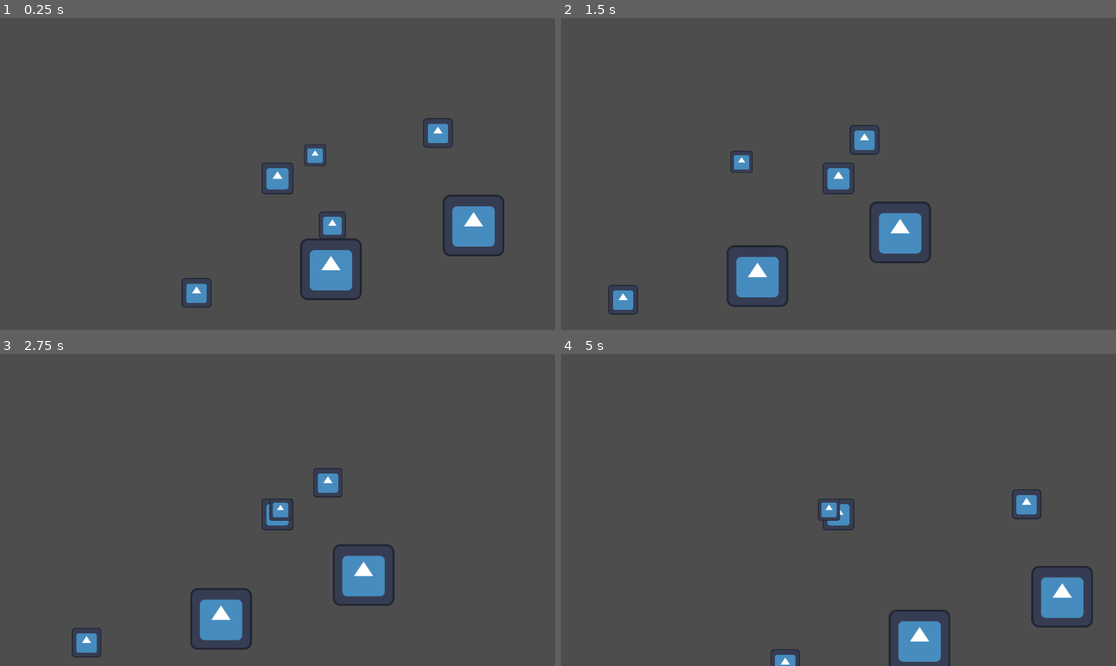
Above: before the commit, frames 1-4 (two rows, left to right).
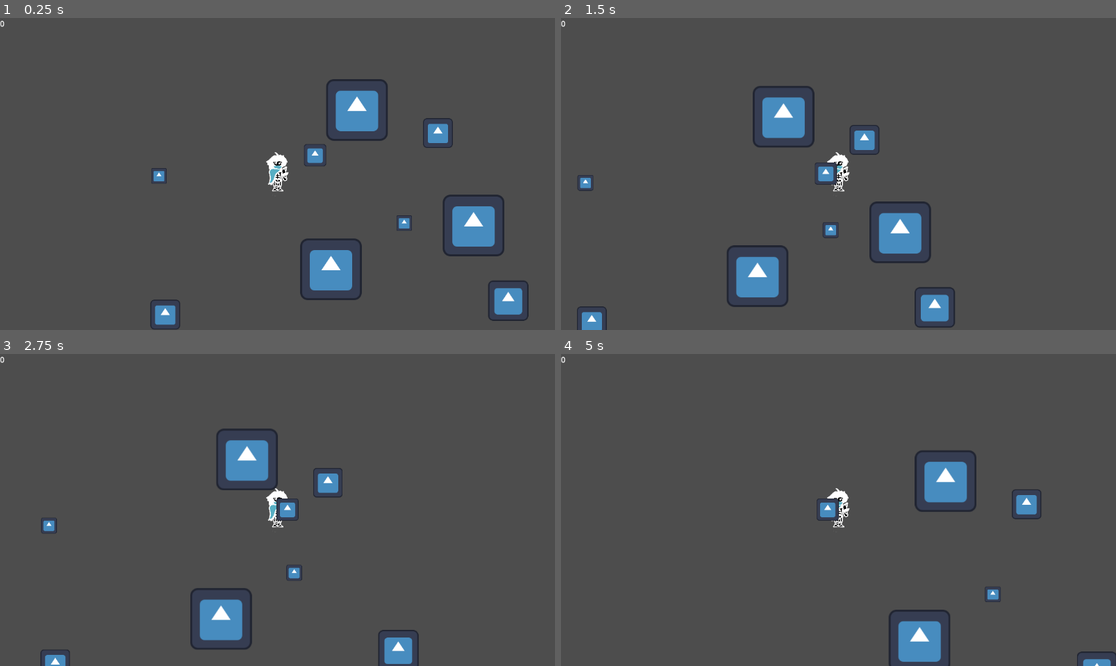
Above: after the commit, the same moments.

Repository: EvanDrake725/Game2
Game: Godot game, scene res://P2_Room1.tscn
Same seed, same stepped clock (60 frames per second), same inputs: the game is played once before the commit and once after it. The project has no main scene, so this scene is started directly. The engine's default icon, where the game draws it, is replaced by a stand-in: a white triangle on a blue panel in a dark square.
Inputs:
- Up to frame 1 (0.25 s): no input
- Up to frame 2 (1.5 s): tap Enter at 0.5 s; hold Right (Right) from 0.53 s (still down); tap E (Interact) at 0.6 s; tap Up (Up) at 0.77 s; tap H (Heal, bound only after the commit) at 0.8, 1.35 s
- Up to frame 3 (2.75 s): tap Up (Up) at 1.52 s; tap E (Interact) at 1.55 s; release Right (Right) at 2.03 s; hold Left (Left) from 2.03 s (still down); tap Space (Hit) at 2.1 s; tap H (Heal, bound only after the commit) at 2.3 s
- Up to frame 4 (5 s): tap E (Interact) at 2.85, 4.55 s; tap Up (Up) at 3.02, 3.77, 4.52 s; hold Shift (Run) 3.53-4.28 s; tap H (Heal, bound only after the commit) at 3.8, 4.35 s; release Left (Left) at 4.28 s; hold Right (Right) from 4.28 s (still down)

The runs differ from the first frame. In frame 1, 3.4% of the frame differs, in the area x 0-96%, y 0-100%; in frame 2, 3.3%; in frame 3, 4.3%, in the area x 0-76%, y 0-100%; in frame 4, 3.5%.

Commit message:
lotta project 2 work

Diff:
--- /dev/null
+++ b/project2/Global.gd
@@ -0,0 +1,3 @@
+extends Node
+
+var Last_World_Position=Vector2(0,0)
--- a/project2/P2_Room1.tscn
+++ b/project2/P2_Room1.tscn
@@ -1,16 +1,19 @@
-[gd_scene load_steps=10 format=3 uid="uid://b764o84tsdtkh"]
+[gd_scene load_steps=13 format=3 uid="uid://b764o84tsdtkh"]
 
 [ext_resource type="PackedScene" uid="uid://wncwry54i1x1" path="res://Scenes/player_td.tscn" id="1_q7aus"]
 [ext_resource type="Texture2D" uid="uid://bu5b5yfu1bejp" path="res://icon.svg" id="1_xa32j"]
 [ext_resource type="PackedScene" uid="uid://cb73sl7ydq0u2" path="res://Scenes/enemy_td.tscn" id="2_np2kr"]
-[ext_resource type="PackedScene" uid="uid://cp2qn003pxckj" path="res://Scenes/player_pf.tscn" id="3_np2kr"]
-[ext_resource type="Script" uid="uid://bhhej117bx2v7" path="res://Script/friend.gd" id="4_f6n6v"]
+[ext_resource type="PackedScene" uid="uid://kkdc1xmxnc11" path="res://Scenes/friend.tscn" id="4_122aq"]
 [ext_resource type="PackedScene" uid="uid://cposroppd8u56" path="res://Scenes/terminal.tscn" id="5_4jjlf"]
 [ext_resource type="PackedScene" uid="uid://bla7we54qf30q" path="res://Scenes/door.tscn" id="6_4jjlf"]
+[ext_resource type="PackedScene" uid="uid://ddmqnbkuqksli" path="res://Scenes/ui.tscn" id="7_03bqu"]
+[ext_resource type="PackedScene" uid="uid://pkf5mb1sekkc" path="res://Scenes/gear.tscn" id="8_m38gu"]
+[ext_resource type="Script" uid="uid://may340832gkm" path="res://garbage_pile.gd" id="10_66svm"]
+[ext_resource type="PackedScene" uid="uid://blip4s5syru31" path="res://Scenes/room_change.tscn" id="10_807ky"]
 
 [sub_resource type="RectangleShape2D" id="RectangleShape2D_f6n6v"]
 
-[sub_resource type="CircleShape2D" id="CircleShape2D_vhavi"]
+[sub_resource type="CircleShape2D" id="CircleShape2D_122aq"]
 
 [node name="Node2D" type="Node2D"]
 
@@ -26,25 +29,13 @@
 shape = SubResource("RectangleShape2D_f6n6v")
 
 [node name="Enemy_TD" parent="." groups=["Enemies"] instance=ExtResource("2_np2kr")]
-position = Vector2(175, 403)
+position = Vector2(110, 448)
 
 [node name="Player_TD" parent="." groups=["Player"] instance=ExtResource("1_q7aus")]
 position = Vector2(343, 156)
 
-[node name="Friend" type="CharacterBody2D" parent="."]
+[node name="Friend" parent="." instance=ExtResource("4_122aq")]
 position = Vector2(422, 118)
-scale = Vector2(1.96, 1.96)
-collision_layer = 2
-collision_mask = 2
-script = ExtResource("4_f6n6v")
-
-[node name="CollisionShape2D" type="CollisionShape2D" parent="Friend"]
-shape = SubResource("CircleShape2D_vhavi")
-
-[node name="Icon" type="Sprite2D" parent="Friend"]
-position = Vector2(-0.510204, -0.510201)
-scale = Vector2(0.183673, 0.183673)
-texture = ExtResource("1_xa32j")
 
 [node name="Terminal" parent="." instance=ExtResource("5_4jjlf")]
 position = Vector2(676, 106)
@@ -52,5 +43,30 @@
 [node name="Door" parent="." instance=ExtResource("6_4jjlf")]
 position = Vector2(750, 263)
 
-[node name="Player_PF" parent="." instance=ExtResource("3_np2kr")]
-position = Vector2(457, 208)
+[node name="UI" parent="." instance=ExtResource("7_03bqu")]
+
+[node name="Gear" parent="." instance=ExtResource("8_m38gu")]
+position = Vector2(97, 160)
+
+[node name="Gear2" parent="." instance=ExtResource("8_m38gu")]
+position = Vector2(606, 258)
+
+[node name="RoomChange" parent="." instance=ExtResource("10_807ky")]
+position = Vector2(825, 422)
+Room_To_Change = "uid://c04wn80jv2lsd"
+
+[node name="Garbage_Pile" type="Area2D" parent="."]
+position = Vector2(510, 22)
+scale = Vector2(8.04, 8.04)
+script = ExtResource("10_66svm")
+
+[node name="CollisionShape2D" type="CollisionShape2D" parent="Garbage_Pile"]
+scale = Vector2(1.73736, 1.73736)
+shape = SubResource("CircleShape2D_122aq")
+
+[node name="Icon" type="Sprite2D" parent="Garbage_Pile"]
+position = Vector2(-0.248756, 0.124377)
+scale = Vector2(0.124378, 0.124378)
+texture = ExtResource("1_xa32j")
+
+[connection signal="body_entered" from="Garbage_Pile" to="Garbage_Pile" method="_on_body_entered"]
--- /dev/null
+++ b/project2/P2_Room2.tscn
@@ -0,0 +1,28 @@
+[gd_scene load_steps=7 format=3 uid="uid://c04wn80jv2lsd"]
+
+[ext_resource type="PackedScene" uid="uid://wncwry54i1x1" path="res://Scenes/player_td.tscn" id="1_umown"]
+[ext_resource type="PackedScene" uid="uid://ddmqnbkuqksli" path="res://Scenes/ui.tscn" id="2_y2wcx"]
+[ext_resource type="PackedScene" uid="uid://pkf5mb1sekkc" path="res://Scenes/gear.tscn" id="3_y2wcx"]
+[ext_resource type="PackedScene" uid="uid://blip4s5syru31" path="res://Scenes/room_change.tscn" id="4_ysj0k"]
+[ext_resource type="PackedScene" uid="uid://cb73sl7ydq0u2" path="res://Scenes/enemy_td.tscn" id="5_181f7"]
+[ext_resource type="PackedScene" uid="uid://bbh2lekjodwby" path="res://Scenes/enemy_shoot_td.tscn" id="6_scjtw"]
+
+[node name="P2Room2" type="Node2D"]
+
+[node name="Player_TD" parent="." groups=["Player"] instance=ExtResource("1_umown")]
+position = Vector2(596, 327)
+
+[node name="UI" parent="." instance=ExtResource("2_y2wcx")]
+
+[node name="Gear" parent="." instance=ExtResource("3_y2wcx")]
+position = Vector2(150, 157)
+
+[node name="RoomChange" parent="." instance=ExtResource("4_ysj0k")]
+position = Vector2(280, 333)
+Room_To_Change = "uid://b764o84tsdtkh"
+
+[node name="Enemy_TD" parent="." groups=["Enemies"] instance=ExtResource("5_181f7")]
+position = Vector2(424, 166)
+
+[node name="Enemy_Shoot_TD" parent="." groups=["Enemies"] instance=ExtResource("6_scjtw")]
+position = Vector2(859, 130)
--- /dev/null
+++ b/project2/Scenes/Bullet.tscn
@@ -0,0 +1,26 @@
+[gd_scene load_steps=5 format=3 uid="uid://c3vo0flpx365h"]
+
+[ext_resource type="Script" uid="uid://cr7vonudeg6tj" path="res://Scenes/bullet.gd" id="1_14k46"]
+[ext_resource type="Texture2D" uid="uid://bu5b5yfu1bejp" path="res://icon.svg" id="2_qvus8"]
+[ext_resource type="Script" uid="uid://bhuapbdx16u3q" path="res://Script/hurt_box.gd" id="3_qvus8"]
+
+[sub_resource type="CircleShape2D" id="CircleShape2D_14k46"]
+
+[node name="Bullet" type="Node2D"]
+script = ExtResource("1_14k46")
+
+[node name="Icon" type="Sprite2D" parent="."]
+position = Vector2(0, -5)
+scale = Vector2(0.440001, 0.440001)
+texture = ExtResource("2_qvus8")
+offset = Vector2(50, 0)
+
+[node name="HurtBox" type="Area2D" parent="."]
+script = ExtResource("3_qvus8")
+
+[node name="CollisionShape2D" type="CollisionShape2D" parent="HurtBox"]
+position = Vector2(21, 0)
+scale = Vector2(2.96, 2.96)
+shape = SubResource("CircleShape2D_14k46")
+
+[connection signal="body_entered" from="HurtBox" to="HurtBox" method="_on_body_entered"]
--- /dev/null
+++ b/project2/Scenes/bullet.gd
@@ -0,0 +1,18 @@
+extends Node2D
+var start_position
+@export var SPEED=400
+@export var max_dis=500
+@export var damage=1
+
+# Called when the node enters the scene tree for the first time.
+func _ready() -> void:
+	start_position=position
+	pass # Replace with function body.
+
+
+# Called every frame. 'delta' is the elapsed time since the previous frame.
+func _process(delta: float) -> void:
+	global_position+=transform.x*SPEED*delta
+	if abs(position.distance_to(start_position))>max_dis:
+		self.queue_free()
+	pass
--- a/project2/Scenes/enemy_shoot_td.tscn
+++ b/project2/Scenes/enemy_shoot_td.tscn
@@ -16,3 +16,13 @@
 position = Vector2(2.08333, -37.5)
 scale = Vector2(7.16667, 7.16667)
 shape = SubResource("CapsuleShape2D_q7aus")
+
+[node name="Bullets" type="Node2D" parent="."]
+scale = Vector2(1, 1)
+
+[node name="Canon" type="Node2D" parent="."]
+
+[node name="Canon_sprite" type="Sprite2D" parent="Canon"]
+position = Vector2(131.25, 16.6667)
+scale = Vector2(0.666668, 0.666668)
+texture = ExtResource("2_ao7l1")
--- /dev/null
+++ b/project2/Scenes/friend.tscn
@@ -0,0 +1,20 @@
+[gd_scene load_steps=4 format=3 uid="uid://kkdc1xmxnc11"]
+
+[ext_resource type="Script" uid="uid://bhhej117bx2v7" path="res://Script/friend.gd" id="1_2vlin"]
+[ext_resource type="Texture2D" uid="uid://bu5b5yfu1bejp" path="res://icon.svg" id="2_ywfag"]
+
+[sub_resource type="CircleShape2D" id="CircleShape2D_vhavi"]
+
+[node name="Friend" type="CharacterBody2D"]
+scale = Vector2(1.96, 1.96)
+collision_layer = 4
+collision_mask = 4
+script = ExtResource("1_2vlin")
+
+[node name="CollisionShape2D" type="CollisionShape2D" parent="."]
+shape = SubResource("CircleShape2D_vhavi")
+
+[node name="Icon" type="Sprite2D" parent="."]
+position = Vector2(-0.510204, -0.510201)
+scale = Vector2(0.183673, 0.183673)
+texture = ExtResource("2_ywfag")
--- /dev/null
+++ b/project2/Scenes/friend_terminal.tscn
@@ -0,0 +1,22 @@
+[gd_scene load_steps=4 format=3 uid="uid://djjgduq3pvylu"]
+
+[ext_resource type="Script" uid="uid://lulfag2pu5ub" path="res://Script/terminal.gd" id="1_pblg8"]
+[ext_resource type="Texture2D" uid="uid://bu5b5yfu1bejp" path="res://icon.svg" id="2_bdmur"]
+
+[sub_resource type="RectangleShape2D" id="RectangleShape2D_vhavi"]
+
+[node name="Terminal" type="Area2D"]
+scale = Vector2(0.599999, 0.599999)
+script = ExtResource("1_pblg8")
+
+[node name="CollisionShape2D" type="CollisionShape2D" parent="."]
+scale = Vector2(-5.92448, 9.27263)
+shape = SubResource("RectangleShape2D_vhavi")
+
+[node name="Icon" type="Sprite2D" parent="."]
+position = Vector2(-2.14577e-06, -58.3334)
+scale = Vector2(0.799998, 0.799998)
+texture = ExtResource("2_bdmur")
+
+[connection signal="body_entered" from="." to="." method="_on_body_entered"]
+[connection signal="body_exited" from="." to="." method="_on_body_exited"]
--- /dev/null
+++ b/project2/Scenes/gear.tscn
@@ -0,0 +1,19 @@
+[gd_scene load_steps=4 format=3 uid="uid://pkf5mb1sekkc"]
+
+[ext_resource type="Script" uid="uid://b0cmue3ggdyw0" path="res://Script/gear.gd" id="1_7vd1c"]
+[ext_resource type="Texture2D" uid="uid://bu5b5yfu1bejp" path="res://icon.svg" id="2_1sowc"]
+
+[sub_resource type="CircleShape2D" id="CircleShape2D_03bqu"]
+
+[node name="Gear" type="Area2D"]
+scale = Vector2(2.12, 2.12)
+script = ExtResource("1_7vd1c")
+
+[node name="CollisionShape2D" type="CollisionShape2D" parent="."]
+shape = SubResource("CircleShape2D_03bqu")
+
+[node name="Icon" type="Sprite2D" parent="."]
+scale = Vector2(0.1211, 0.1211)
+texture = ExtResource("2_1sowc")
+
+[connection signal="body_entered" from="." to="." method="_on_body_entered"]
--- a/project2/Scenes/player_td.tscn
+++ b/project2/Scenes/player_td.tscn
@@ -1,7 +1,7 @@
 [gd_scene load_steps=7 format=3 uid="uid://wncwry54i1x1"]
 
 [ext_resource type="Script" uid="uid://dilytulokg4k3" path="res://Script/player_td.gd" id="1_436xv"]
-[ext_resource type="Texture2D" uid="uid://bu5b5yfu1bejp" path="res://icon.svg" id="2_tcu1o"]
+[ext_resource type="Texture2D" uid="uid://c7y1aot7w1m2e" path="res://Sprites/PlayergameSprite.png" id="2_436xv"]
 
 [sub_resource type="CapsuleShape2D" id="CapsuleShape2D_q7aus"]
 
@@ -14,20 +14,23 @@
 
 [node name="Player_TD" type="CharacterBody2D"]
 scale = Vector2(2.92, 2.92)
+collision_layer = 3
+collision_mask = 3
 script = ExtResource("1_436xv")
 
 [node name="CollisionShape2D" type="CollisionShape2D" parent="."]
 shape = SubResource("CapsuleShape2D_q7aus")
 
-[node name="Icon" type="Sprite2D" parent="."]
-position = Vector2(0, 3.08219)
-scale = Vector2(0.178082, 0.178082)
-texture = ExtResource("2_tcu1o")
+[node name="Sprite2D" type="Sprite2D" parent="."]
+scale = Vector2(0.068494, 0.068494)
+texture = ExtResource("2_436xv")
+hframes = 6
+vframes = 6
 
 [node name="Camera2D" type="Camera2D" parent="."]
 
 [node name="Bottom_Hit" type="Area2D" parent="."]
-position = Vector2(0, 24.6575)
+position = Vector2(0.684931, 25.3425)
 disable_mode = 2
 
 [node name="CollisionShape2D2" type="CollisionShape2D" parent="Bottom_Hit"]
@@ -41,6 +44,7 @@
 shape = SubResource("RectangleShape2D_tcu1o")
 
 [node name="Left_Hit" type="Area2D" parent="."]
+position = Vector2(0, -3.42466)
 
 [node name="CollisionShape2D2" type="CollisionShape2D" parent="Left_Hit"]
 position = Vector2(23.6301, 1.0274)
@@ -48,6 +52,7 @@
 shape = SubResource("RectangleShape2D_5xpr2")
 
 [node name="Right_Hit" type="Area2D" parent="."]
+position = Vector2(0, -3.42466)
 
 [node name="CollisionShape2D2" type="CollisionShape2D" parent="Right_Hit"]
 position = Vector2(-23.6301, 1.71233)
--- /dev/null
+++ b/project2/Scenes/room_change.tscn
@@ -0,0 +1,18 @@
+[gd_scene load_steps=4 format=3 uid="uid://blip4s5syru31"]
+
+[ext_resource type="Script" uid="uid://chpsun76jx3mu" path="res://Script/room_change.gd" id="1_d0svy"]
+[ext_resource type="Texture2D" uid="uid://bu5b5yfu1bejp" path="res://icon.svg" id="2_oxh17"]
+
+[sub_resource type="RectangleShape2D" id="RectangleShape2D_m38gu"]
+
+[node name="RoomChange" type="Area2D"]
+scale = Vector2(4, 4)
+script = ExtResource("1_d0svy")
+
+[node name="CollisionShape2D" type="CollisionShape2D" parent="."]
+shape = SubResource("RectangleShape2D_m38gu")
+
+[node name="Icon" type="Sprite2D" parent="."]
+position = Vector2(-0.75, -0.75)
+scale = Vector2(0.16327, 0.16327)
+texture = ExtResource("2_oxh17")
--- /dev/null
+++ b/project2/Scenes/ui.tscn
@@ -0,0 +1,11 @@
+[gd_scene load_steps=2 format=3 uid="uid://ddmqnbkuqksli"]
+
+[ext_resource type="Script" uid="uid://sel50gglfefu" path="res://Script/ui.gd" id="1_jxero"]
+
+[node name="UI" type="CanvasLayer"]
+script = ExtResource("1_jxero")
+
+[node name="Gears" type="Label" parent="."]
+offset_right = 40.0
+offset_bottom = 23.0
+text = "0"
--- /dev/null
+++ b/project2/Script/TD_Controller.gd
@@ -0,0 +1,26 @@
+extends Node
+var Gears_Collected=0
+signal Gear_Collected
+var Group=false
+
+#var Player_Pos:Vector2
+
+func Collect_Gears():
+	Gears_Collected+=1
+	Gear_Collected.emit()
+
+func Loose_Gear():
+	Gears_Collected-=1
+	Gear_Collected.emit()
+
+func Follower():
+	Group=true
+
+# Called when the node enters the scene tree for the first time.
+func _ready() -> void:
+	pass # Replace with function body.
+
+
+# Called every frame. 'delta' is the elapsed time since the previous frame.
+func _process(delta: float) -> void:
+	pass
--- a/project2/Script/door.gd
+++ b/project2/Script/door.gd
@@ -12,7 +12,7 @@
 	var Terminal_State=get_node("/root/Node2D/Terminal")
 	if Input.is_action_just_pressed("Interact"):
 		if Terminal_State.Used=="Using":
-			if Player_Group.Group=="partner":
+			if TdController.Group==true:
 					self.queue_free()
 			else:
 				print("Cannot open")
--- a/project2/Script/enemy_shoot_td.gd
+++ b/project2/Script/enemy_shoot_td.gd
@@ -1,7 +1,11 @@
 extends CharacterBody2D
 
-var Health=5
+var Health=2
 var state="idle"
+var fire_rate=0.65
+var time_since=0
+var bullet=preload("res://Scenes/Bullet.tscn")
+var gear_Scene=preload("res://Scenes/gear.tscn")
 # Called when the node enters the scene tree for the first time.
 func _ready() -> void:
 	pass # Replace with function body.
@@ -9,22 +13,36 @@
 
 # Called every frame. 'delta' is the elapsed time since the previous frame.
 func _physics_process(delta: float) -> void:
+	var player = get_tree().get_nodes_in_group("Player")[0]
 	var player_dir=get_tree().get_nodes_in_group("Player")[0].position-self.position
 
 	if player_dir.length()<250:
 		state="chase"
+
 	else:
 		state="idle"
 
 	if (state=="chase"):
-		print("shooting")
+		time_since+=delta
+		$Canon.look_at(player.position)
+		fire()
 
 	self.velocity*=0.9
 	pass
 
 	move_and_slide()
 
+func fire():
+	if time_since>=fire_rate:
+		var new_bullet=bullet.instantiate()
+		new_bullet.transform=$Canon.transform
+		$Bullets.add_child(new_bullet)
+		time_since=0
+
 func hit():
 	Health-=1
 	if Health<=0:
+		var new_Gear=gear_Scene.instantiate()
+		get_node("/root").add_child(new_Gear)
+		new_Gear.position=self.position
 		self.queue_free()
--- a/project2/Script/enemy_td.gd
+++ b/project2/Script/enemy_td.gd
@@ -3,6 +3,7 @@
 var Health=2
 const SPEED = 310
 var state="idle"
+var gear_Scene=preload("res://Scenes/gear.tscn")
 # Called when the node enters the scene tree for the first time.
 func _ready() -> void:
 	pass # Replace with function body.
@@ -28,4 +29,7 @@
 func hit():
 	Health-=1
 	if Health<=0:
+		var new_Gear=gear_Scene.instantiate()
+		get_node("/root").add_child(new_Gear)
+		new_Gear.position=self.position
 		self.queue_free()
--- a/project2/Script/friend.gd
+++ b/project2/Script/friend.gd
@@ -1,27 +1,26 @@
 extends CharacterBody2D
 
 var SPEED = 300.0
-var state="idle"
+var following=false
 
 
 func _physics_process(delta: float) -> void:
-	var Player_State=get_node("/root/Node2D/Player_TD")
 	var player_dir=get_tree().get_nodes_in_group("Player")[0].position-self.position
 
 	if player_dir.length()>75:
-		state="follow"
+		following="follow"
 	if player_dir.length()<75:
-		state="idle"
+		following="idle"
 
-	if (Player_State.Group=="partner"):
-		state="follow"
+	if (TdController.Group==true):
+		following="follow"
 	else:
-		state="idle"
+		following="idle"
 
-	if (state=="follow"):
+	if (following=="follow"):
 		self.SPEED=300
 		self.velocity=player_dir.normalized()*SPEED
-	if (state=="idle"):
+	if (following=="idle"):
 		self.SPEED=0
 		self.velocity=player_dir.normalized()*SPEED
 
--- /dev/null
+++ b/project2/Script/gear.gd
@@ -0,0 +1,18 @@
+extends Area2D
+
+
+# Called when the node enters the scene tree for the first time.
+func _ready() -> void:
+	pass # Replace with function body.
+
+
+# Called every frame. 'delta' is the elapsed time since the previous frame.
+func _process(delta: float) -> void:
+	pass
+
+
+func _on_body_entered(body: Node2D) -> void:
+	if body.name=="Player_TD":
+		TdController.Collect_Gears()
+		self.queue_free()
+	pass # Replace with function body.
--- /dev/null
+++ b/project2/Script/hurt_box.gd
@@ -0,0 +1,17 @@
+extends Area2D
+
+
+# Called when the node enters the scene tree for the first time.
+func _ready() -> void:
+	pass # Replace with function body.
+
+
+# Called every frame. 'delta' is the elapsed time since the previous frame.
+func _process(delta: float) -> void:
+	pass
+
+
+func _on_body_entered(body: Node2D) -> void:
+	if body.is_in_group("Player"):
+		body.hurt()
+	pass # Replace with function body.
--- a/project2/Script/player_td.gd
+++ b/project2/Script/player_td.gd
@@ -1,8 +1,9 @@
+class_name Player
 extends CharacterBody2D
 var speed=300
 var RunSpeed=350
 var facing=1
-var Group="alone"
+var Health=5
 
 # Called when the node enters the scene tree for the first time.
 func _ready() -> void:
@@ -18,12 +19,25 @@
 		self.velocity=dir*speed
 	if (Input.is_action_just_pressed("Hit")):
 		print("Hit")
-	if (Input.is_action_pressed("Jump")):
-		Group="partner"
+	if (Input.is_action_just_pressed("Heal")):
+		heal()
+
 	move_and_slide()
 	pass
 
+#func unused(event):
+		#TdController.Player_Pos=global_position
 
+func hurt():
+	Health-=1
+	if Health<=0:
+		self.queue_free()
+
+func heal():
+	if Health>=1:
+		if TdController.Gears_Collected>=1:
+			TdController.Loose_Gear()
+			Health+=1
 
 func _on_bottom_hit_body_entered(body: Node2D) -> void:
 	if body.is_in_group("Enemies"):
@@ -47,3 +61,6 @@
 	if body.is_in_group("Enemies"):
 		body.hit()
 	pass # Replace with function body.
+
+func get_type():
+	return "Player"
--- /dev/null
+++ b/project2/Script/room_change.gd
@@ -0,0 +1,16 @@
+extends Area2D
+@export var Room_To_Change:String
+
+# Called when the node enters the scene tree for the first time.
+func _ready() -> void:
+	pass # Replace with function body.
+
+
+# Called every frame. 'delta' is the elapsed time since the previous frame.
+func _process(delta: float) -> void:
+	pass
+
+
+func _on_body_entered(body: Node2D) -> void:
+	get_tree().change_scene_to_file(Room_To_Change)
+	pass # Replace with function body.
--- /dev/null
+++ b/project2/Script/ui.gd
@@ -0,0 +1,15 @@
+extends CanvasLayer
+
+
+# Called when the node enters the scene tree for the first time.
+func _ready() -> void:
+	TdController.Gear_Collected.connect(gear_collected)
+	$Gears.text=str(TdController.Gears_Collected)
+	pass # Replace with function body.
+
+func gear_collected():
+	$Gears.text=str(TdController.Gears_Collected)
+
+# Called every frame. 'delta' is the elapsed time since the previous frame.
+func _process(delta: float) -> void:
+	pass
--- /dev/null
+++ b/project2/garbage_pile.gd
@@ -0,0 +1,16 @@
+extends Area2D
+var used=false
+
+# Called when the node enters the scene tree for the first time.
+func _ready() -> void:
+	pass # Replace with function body.
+
+
+# Called every frame. 'delta' is the elapsed time since the previous frame.
+func _process(delta: float) -> void:
+	pass
+
+
+func _on_body_entered(body: Node2D) -> void:
+	TdController.Follower()
+	pass # Replace with function body.
--- /dev/null
+++ b/project2/p_2_room_1.gd
@@ -0,0 +1,13 @@
+extends Node2D
+
+
+# Called when the node enters the scene tree for the first time.
+func _ready() -> void:
+	#var Player=get_node("/root/Node2D/Player_TD")
+	#Player.global_position=TdController.Player_Pos
+	pass # Replace with function body.
+
+
+# Called every frame. 'delta' is the elapsed time since the previous frame.
+func _process(delta: float) -> void:
+	pass
--- a/project2/project.godot
+++ b/project2/project.godot
@@ -13,6 +13,10 @@
 config/name="Project2"
 config/features=PackedStringArray("4.4", "Forward Plus")
 config/icon="res://icon.svg"
+
+[autoload]
+
+TdController="*res://Script/TD_Controller.gd"
 
 [input]
 
@@ -56,3 +60,8 @@
 "events": [Object(InputEventKey,"resource_local_to_scene":false,"resource_name":"","device":0,"window_id":0,"alt_presse …(194 unchanged characters)…
 ]
 }
+Heal={
+"deadzone": 0.2,
+"events": [Object(InputEventKey,"resource_local_to_scene":false,"resource_name":"","device":-1,"window_id":0,"alt_pressed":false,"shift_pressed":false,"ctrl_pressed":false,"meta_pressed":false,"pressed":false,"keycode":0,"physical_keycode":72,"key_label":0,"unicode":104,"location":0,"echo":false,"script":null)
+]
+}
Not shown, added: project2/Global.gd.uid
Not shown, added: project2/Scenes/bullet.gd.uid
Not shown, added: project2/Script/TD_Controller.gd.uid
Not shown, added: project2/Script/gear.gd.uid
Not shown, added: project2/Script/hurt_box.gd.uid
Not shown, added: project2/Script/room_change.gd.uid
Not shown, added: project2/Script/ui.gd.uid
Binary file added: project2/Sprites/PlayergameSprite.png
Not shown, added: project2/Sprites/PlayergameSprite.png.import
Not shown, added: project2/garbage_pile.gd.uid
Not shown, added: project2/p_2_room_1.gd.uid
